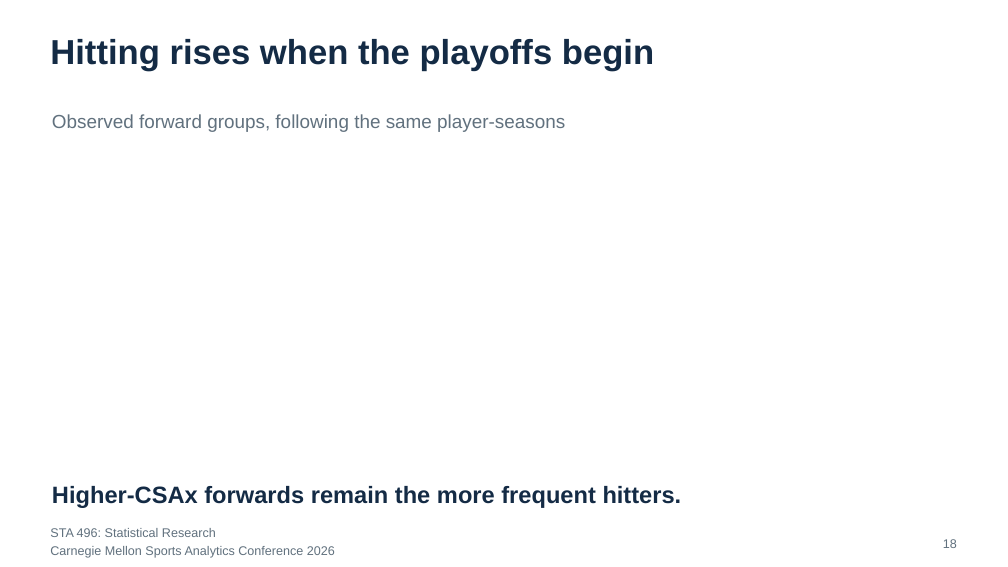
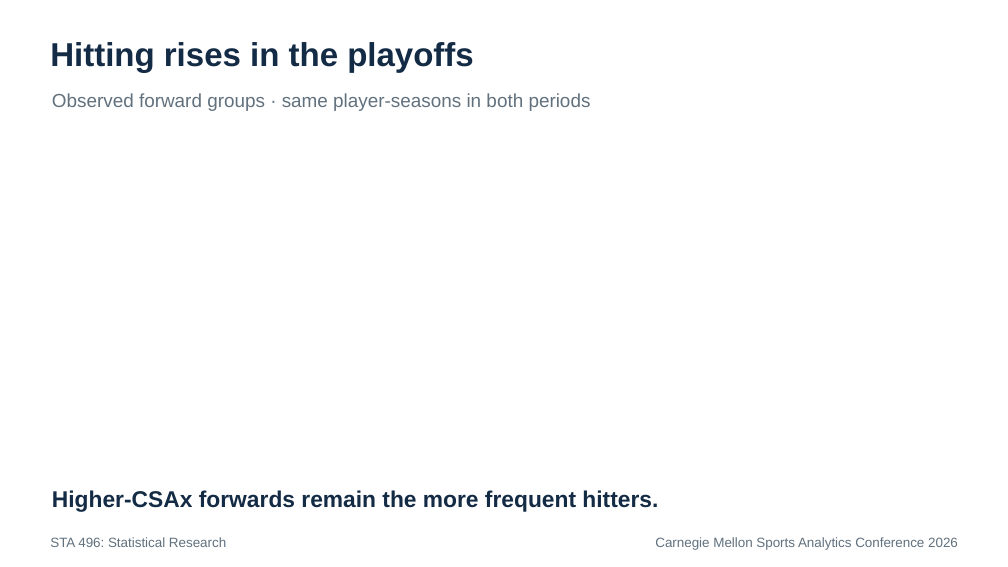
Before and after one commit to RentoSaijo/CSAx_STA496, a slide deck: slide 33 of reports/presentation.pptx (slide 18 before the commit). Drawn at 1008x567 pixels with LibreOffice and Linux fonts; fonts in the diff are those of the drawing. Boxes give left, top, right and bottom in pixels: in the first picture for what was removed or moved away, otherwise in the second. Text is boxed around its words. In the diff, an @@ line names an element or a change of style, - is before the commit and + after.

```diff
--- a/reports/presentation.pptx
+++ b/reports/presentation.pptx
@@ text at (50,42,474,72): text changed; size 33 to 31.5 pt @@
-Hitting rises when the playoffs begin
+Hitting rises in the playoffs
@@ text at (52,93,591,111): text changed @@
-Observed forward groups, following the same player-seasons
+Observed forward groups · same player-seasons in both periods
@@ text "Higher-CSAx forwards remain the more ..." at (52,490,658,512): size 22.5 to 21.8 pt @@
@@ text "STA 496: Statistical Research": place and size @@
-text "STA 496: Statistical Research" at (50,528,216,537)
+text "STA 496: Statistical Research" at (50,537,226,547)
@@ text "STA 496: Statistical Research" at (50,537,226,547): size 12 to 12.8 pt @@
@@ text "Carnegie Mellon Sports Analytics Conference ...": place and size @@
-text "Carnegie Mellon Sports Analytics Conference ..." at (50,546,335,558)
+text "Carnegie Mellon Sports Analytics Conference ..." at (655,537,958,550)
@@ text "Carnegie Mellon Sports Analytics Conference ..." at (655,537,958,550): size 12 to 12.8 pt; alignment left to right @@
@@ text removed at (943,539,957,548) @@
-18
```
Also in this commit, not shown: 20 other slides changed, 24 slides added, 9 slides removed, 1 other file.
